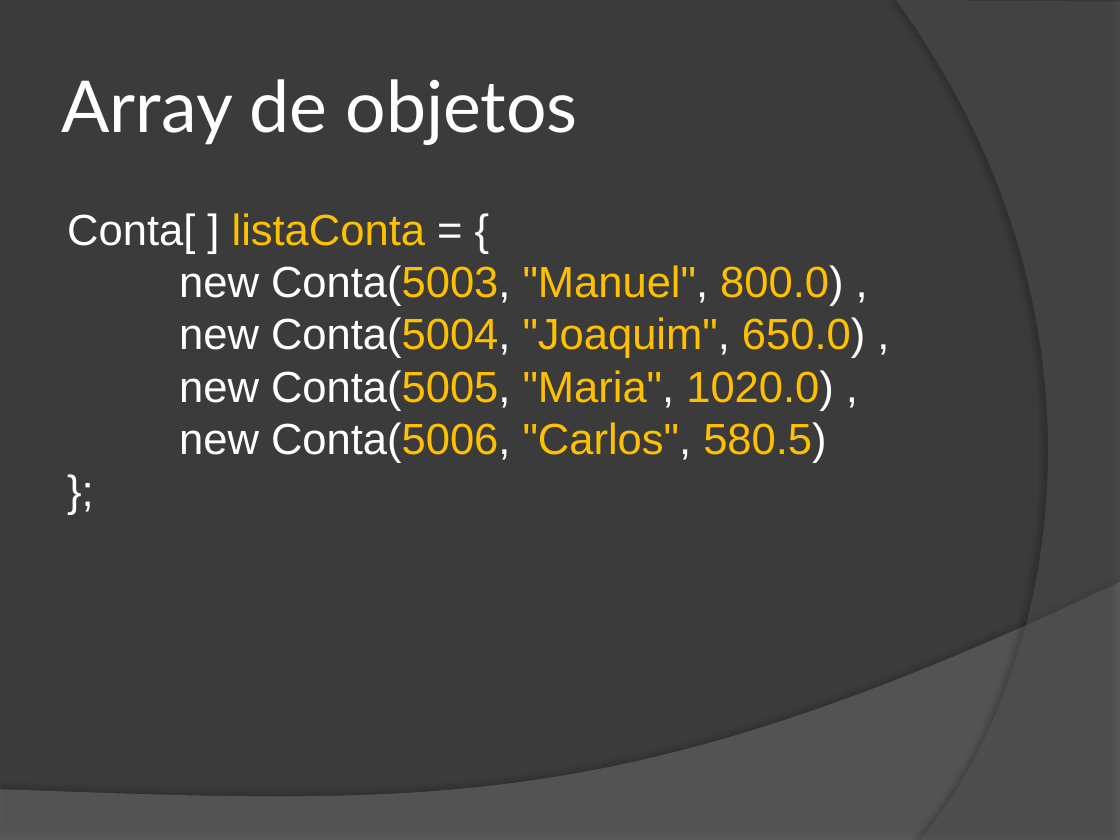
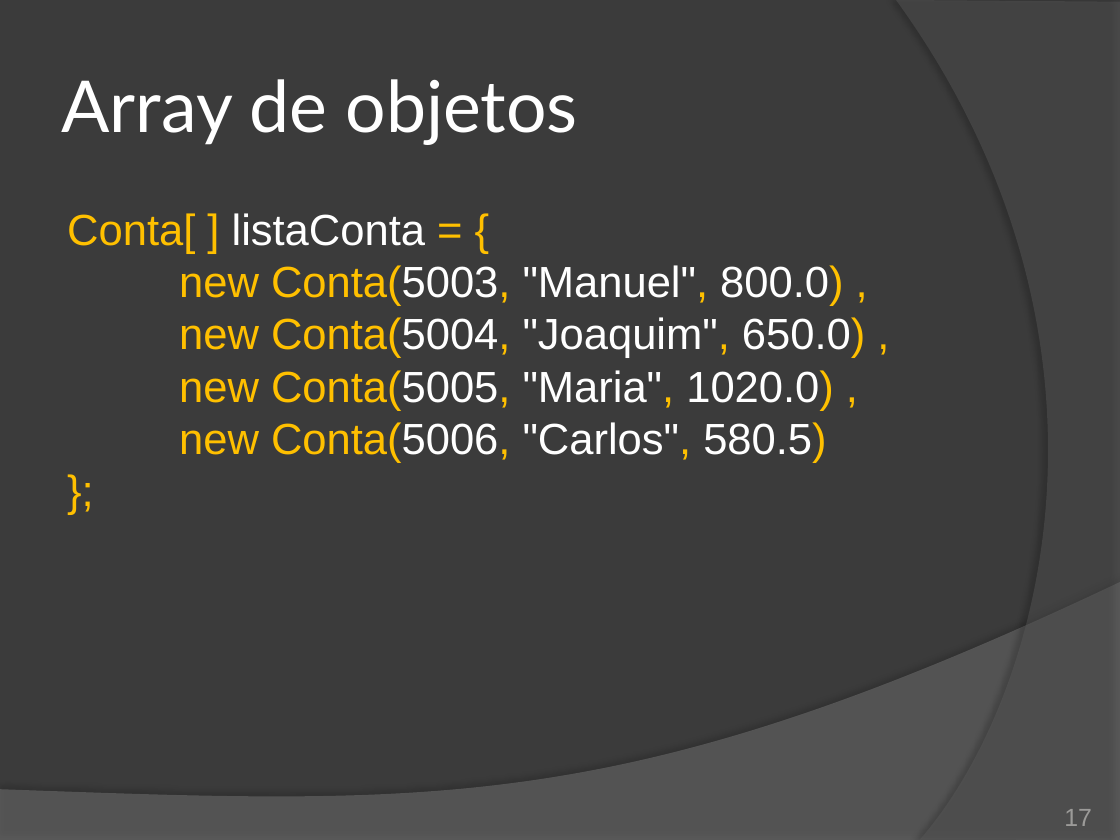
Before and after one commit to duchesqui/slzvieira-training, a slide deck: slide 17 of 2-Java-Programmer-Modulo-II/07.Capitulo02.pptx. Drawn at 1120x840 pixels with LibreOffice and Linux fonts; fonts in the diff are those of the drawing. Boxes give left, top, right and bottom in pixels: in the first picture for what was removed or moved away, otherwise in the second. Text is boxed around its words. In the diff, an @@ line names an element or a change of style, - is before the commit and + after.

```diff
--- a/2-Java-Programmer-Modulo-II/07.Capitulo02.pptx
+++ b/2-Java-Programmer-Modulo-II/07.Capitulo02.pptx
@@ text "Conta[ ] listaConta = { ..." at (67, 213, 865, 463): text colour #FFFFFF to #FFC000 in "Conta[ ] = { new Conta(5003, "Manuel", ..."; text colour #FFC000 to #FFFFFF in "listaConta Conta(5003, "Manuel", 800.0) Conta(5004, "Joaquim ..." @@
@@ page number added at (1064, 809, 1092, 826), 16 pt, text #9D9B9A @@
+17
```
Also in this commit, not shown: 16 other slides changed, 1 slide added, 11 other files.
